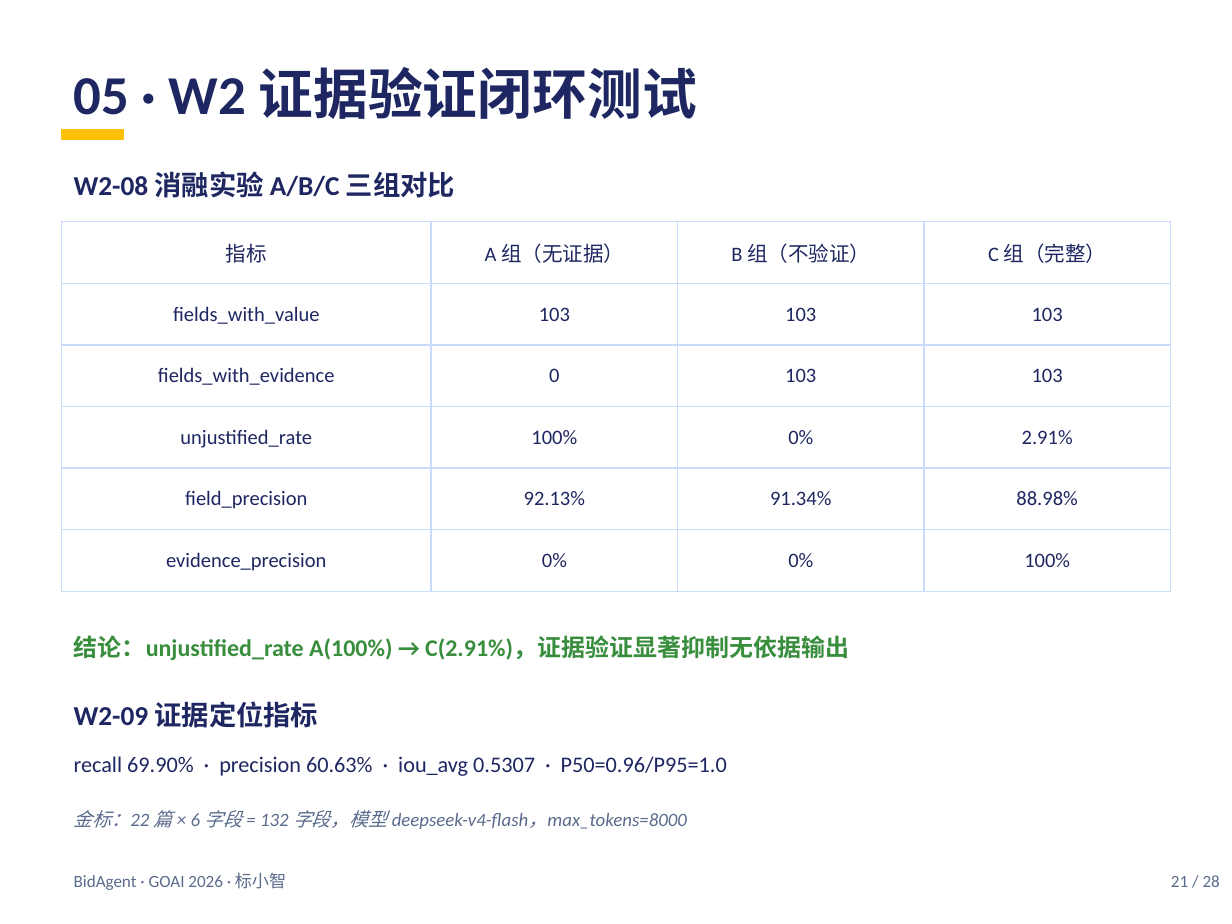
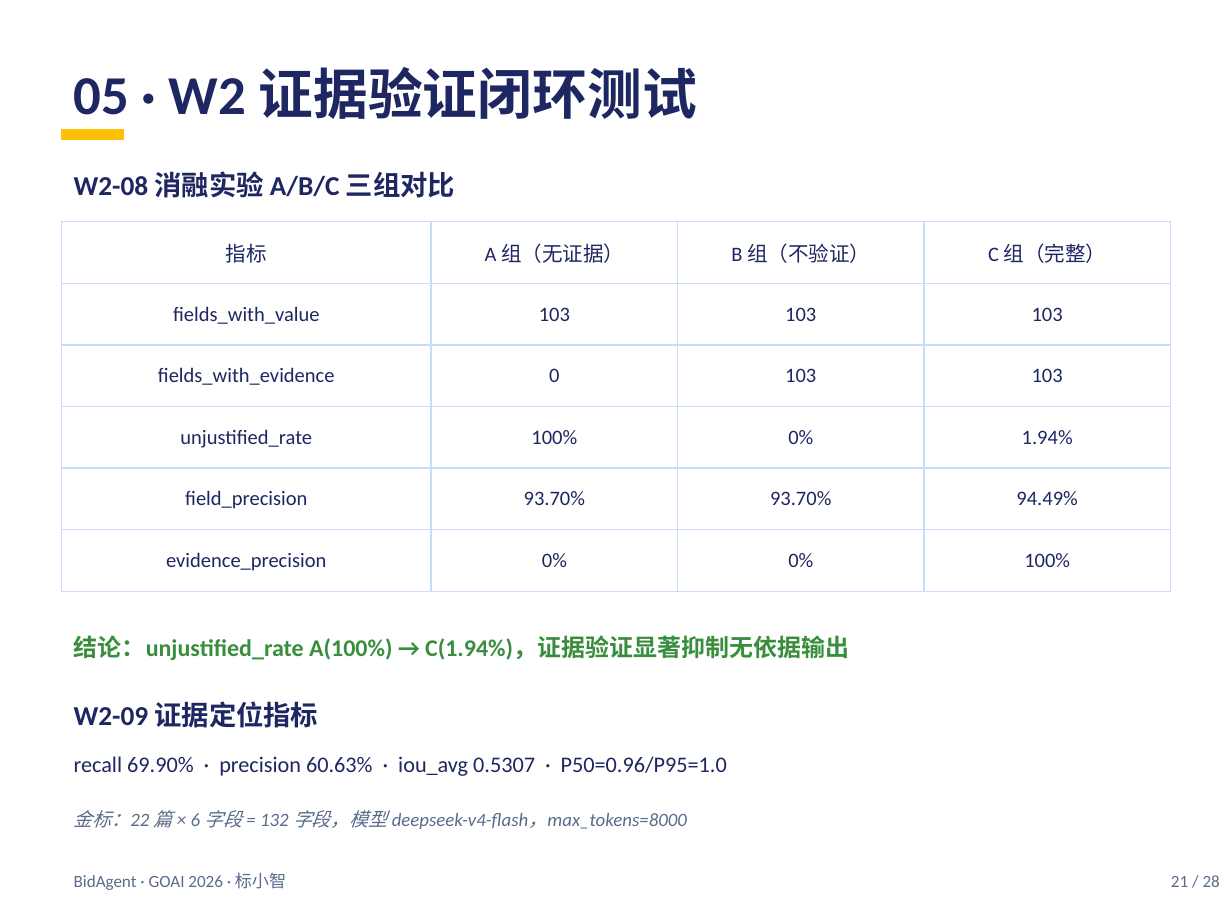
Before and after one commit to tlyyxjz/BidAgent, a slide deck: slide 21 of _w2_report/proposal.pptx. Drawn at 1232x924 pixels with LibreOffice and Linux fonts; fonts in the diff are those of the drawing. Boxes give left, top, right and bottom in pixels: in the first picture for what was removed or moved away, otherwise in the second. Text is boxed around its words. In the diff, an @@ line names an element or a change of style, - is before the commit and + after.

```diff
--- a/_w2_report/proposal.pptx
+++ b/_w2_report/proposal.pptx
@@ table at box(62, 222, 1170, 591) @@
-row 4, column 4: 2.91%
+row 4, column 4: 1.94%
-row 5: field_precision | 92.13% | 91.34% | 88.98%
+row 5: field_precision | 93.70% | 93.70% | 94.49%
@@ text at box(74, 635, 849, 660): text changed @@
-结论：unjustified_rate A(100%) → C(2.91%)，证据验证显著抑制无依据输出
+结论：unjustified_rate A(100%) → C(1.94%)，证据验证显著抑制无依据输出
```
Also in this commit, not shown: 2 other slides changed, 9 other files.
